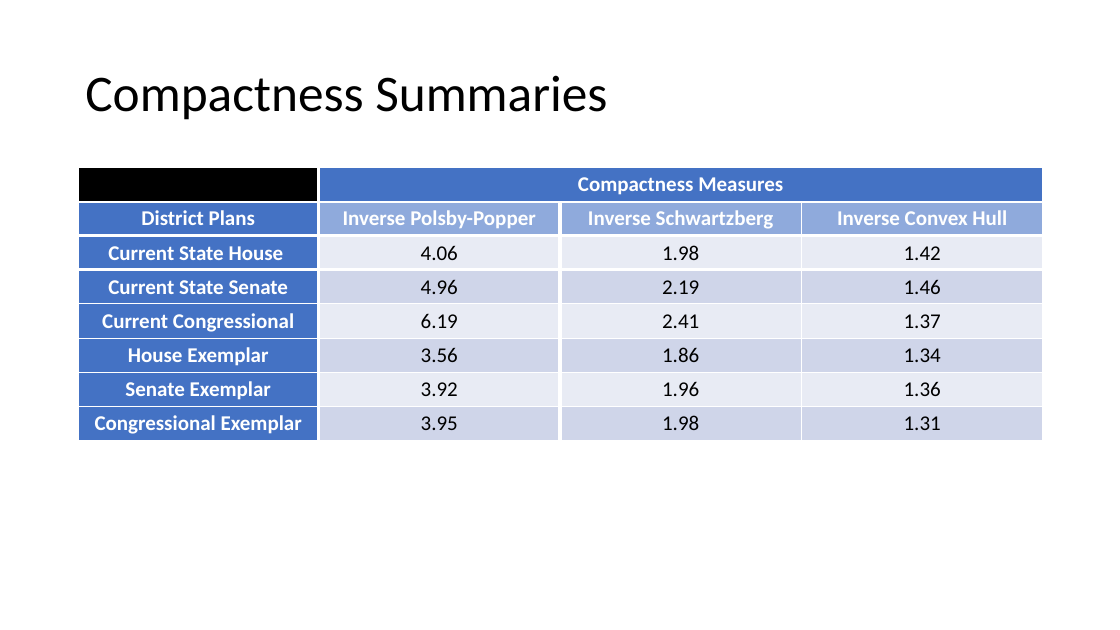
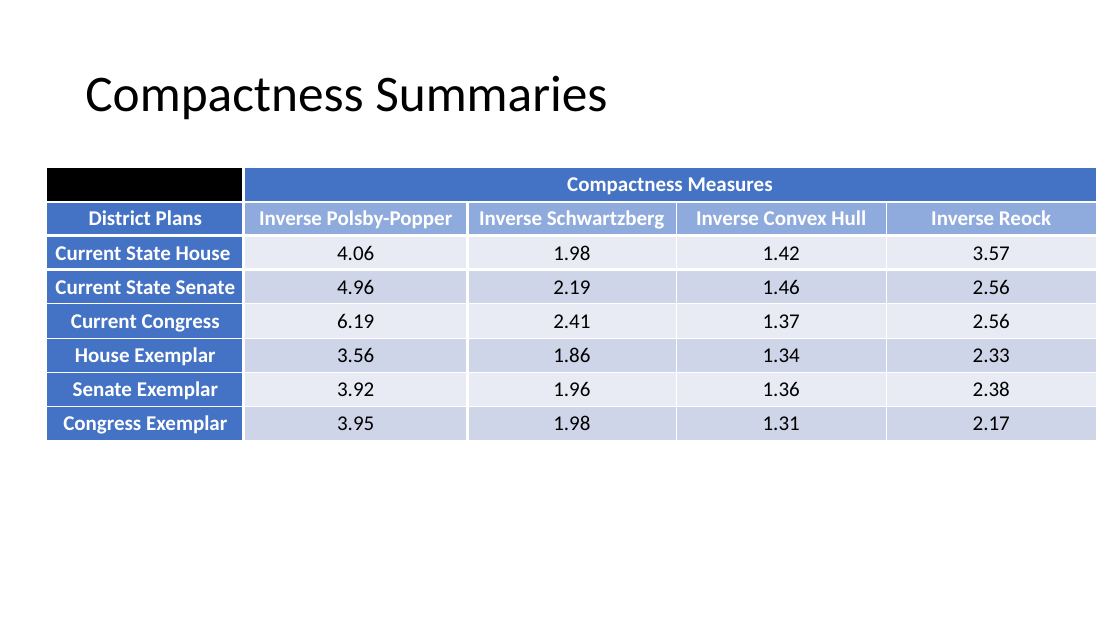
Before and after one commit to vagnozzia408/clemson_redistricting_team, a slide deck: slide 1 of Compactness_Measures.pptx. Drawn at 1120x630 pixels with LibreOffice and Linux fonts; fonts in the diff are those of the drawing. Boxes give left, top, right and bottom in pixels: in the first picture for what was removed or moved away, otherwise in the second. Text is boxed around its words. In the diff, an @@ line names an element or a change of style, - is before the commit and + after.

Commit message:
Added Reock Scores to powerpoint
John's Reock scores for the 6 maps were added.

```diff
--- a/Compactness_Measures.pptx
+++ b/Compactness_Measures.pptx
@@ table at (47,168,1096,440) @@
-column 1, row 5: Current Congressional
+column 1, row 5: Current Congress
-column 1, row 8: Congressional Exemplar
+column 1, row 8: Congress Exemplar
+column 5:  | Inverse Reock | 3.57 | 2.56 | 2.56 | 2.33 | 2.38 | 2.17
@@ table: place and size @@
-table at (78,168,1044,440)
+table at (47,168,1096,440)
```
